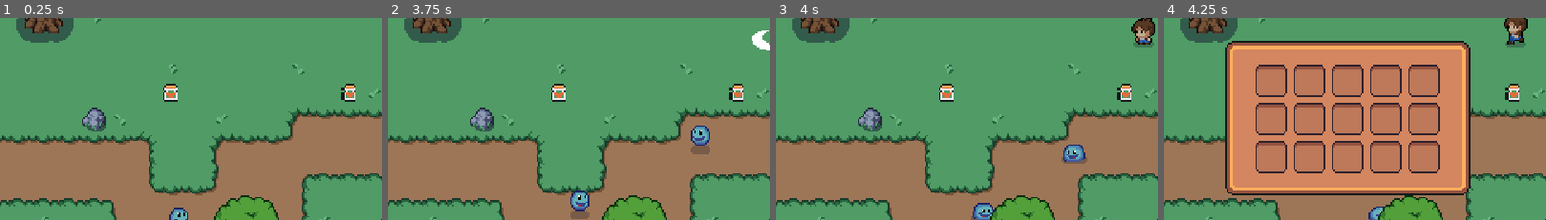
Above: before the commit, frames 1-4 (left to right).
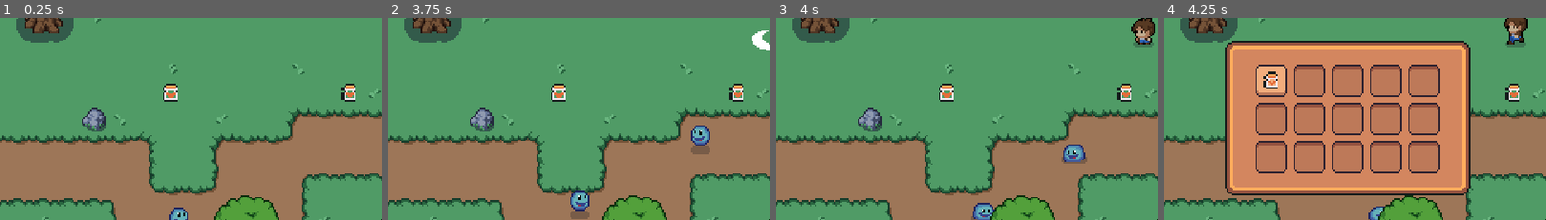
Above: after the commit, the same moments.

Repository: breadsk/curso
Game: Godot game, scene res://World/world.tscn
Two runs of this game, one before a commit and one after it. Both use one fixed random seed, a clock stepped at 60 frames per second and the inputs below.
Inputs (mouse positions are % of the whole screen's width and height, from its top left):
- Up to frame 1 (0.25 s): no input
- Up to frame 2 (3.75 s): move the mouse to (72, 47) at 0.52 s; hold D (right) 0.53-1.28 s; click (72, 47) at 0.6 s; move the mouse to (30, 58) at 1.27 s; hold S (down) 1.28-2.03 s; click (30, 58) at 1.35 s; move the mouse to (60, 29) at 2.02 s; hold D (right) 2.03-2.78 s; click (60, 29) at 2.1 s; move the mouse to (45, 73) at 2.77 s; hold W (up) 2.78-3.53 s; click (45, 73) at 2.85 s; move the mouse to (80, 68) at 3.52 s; hold A (left) from 3.53 s (still down); click (80, 68) at 3.6 s
- Up to frame 3 (4 s): keep holding A (left)
- Up to frame 4 (4.25 s): keep holding A (left); tap Tab (inventoryOpen) at 4.15 s
The pictures show only the part of the screen within x 26-76%, y 28-78%; the shares and areas given below are measured in that part.

Frames 1-3 are identical in both runs. In frame 4, 0.9% of the frame differs, in the area x 24-32%, y 24-37%.

Commit message:
Logica recoleccion ok

Diff:
--- a/GUI/inventory_gui.gd
+++ b/GUI/inventory_gui.gd
@@ -3,7 +3,18 @@
 signal opened
 signal closed
 
+@onready var inventory = preload("res://Inventory/PlayerInventory.tres")
+@onready var slots: Array = $NinePatchRect/GridContainer.get_children()
+
+
 var isOpen = false
+
+func _ready() -> void:
+	update()
+
+func update():
+	for i in range(min(inventory.items.size(),slots.size())):
+		slots[i].update(inventory.items[i])
 
 
 func open():
--- a/GUI/inventory_gui.tscn
+++ b/GUI/inventory_gui.tscn
@@ -1,7 +1,7 @@
 [gd_scene load_steps=4 format=3 uid="uid://bikifn11xtm0y"]
 
 [ext_resource type="Script" path="res://GUI/inventory_gui.gd" id="1_86mfb"]
-[ext_resource type="Texture2D" uid="uid://bgxdui4ck6b2q" path="res://Inventory/InventoryRect.png" id="1_212i3"]
+[ext_resource type="Texture2D" uid="uid://bgxdui4ck6b2q" path="res://GUI/InventoryRect.png" id="1_212i3"]
 [ext_resource type="PackedScene" uid="uid://cpbgdtyt6k6xc" path="res://GUI/slot.tscn" id="2_lsaf6"]
 
 [node name="InventoryGui" type="Control"]
--- /dev/null
+++ b/GUI/slot.gd
@@ -0,0 +1,22 @@
+extends Panel
+@onready var bg: Sprite2D = $BG
+@onready var itemSprite: Sprite2D = $CenterContainer/Panel/Item
+
+
+# Called when the node enters the scene tree for the first time.
+func _ready() -> void:
+	pass # Replace with function body.
+
+
+# Called every frame. 'delta' is the elapsed time since the previous frame.
+func _process(delta: float) -> void:
+	pass
+
+func update(item:InventoryItem):
+	if not item:
+		bg.frame = 0
+		itemSprite.visible = false
+	else:
+		bg.frame = 1
+		itemSprite.visible = true
+		itemSprite.texture = item.texture
--- a/GUI/slot.tscn
+++ b/GUI/slot.tscn
@@ -1,14 +1,27 @@
-[gd_scene load_steps=2 format=3 uid="uid://cpbgdtyt6k6xc"]
+[gd_scene load_steps=3 format=3 uid="uid://cpbgdtyt6k6xc"]
 
-[ext_resource type="Texture2D" uid="uid://dck8aihpup0jp" path="res://Inventory/inventorySlot.png" id="1_8xt0y"]
+[ext_resource type="Script" path="res://GUI/slot.gd" id="1_4cvrw"]
+[ext_resource type="Texture2D" uid="uid://dck8aihpup0jp" path="res://GUI/inventorySlot.png" id="1_8xt0y"]
 
 [node name="Slot" type="Panel"]
 self_modulate = Color(1, 1, 1, 0)
 custom_minimum_size = Vector2(20, 20)
 offset_right = 20.0
 offset_bottom = 20.0
+script = ExtResource("1_4cvrw")
 
-[node name="InventorySlot" type="Sprite2D" parent="."]
+[node name="BG" type="Sprite2D" parent="."]
 texture = ExtResource("1_8xt0y")
 centered = false
 vframes = 2
+
+[node name="CenterContainer" type="CenterContainer" parent="."]
+custom_minimum_size = Vector2(20, 20)
+layout_mode = 0
+offset_right = 20.0
+offset_bottom = 20.0
+
+[node name="Panel" type="Panel" parent="CenterContainer"]
+layout_mode = 2
+
+[node name="Item" type="Sprite2D" parent="CenterContainer/Panel"]
--- /dev/null
+++ b/Inventory/Inventory.gd
@@ -0,0 +1,4 @@
+class_name Inventory
+extends Resource
+
+@export var items:Array[InventoryItem]
--- /dev/null
+++ b/Inventory/InventoryItem.gd
@@ -0,0 +1,5 @@
+class_name InventoryItem
+extends Resource
+
+@export var name : String = ""
+@export var texture : Texture2D
--- /dev/null
+++ b/Inventory/Items/LifePot.tres
@@ -0,0 +1,9 @@
+[gd_resource type="Resource" script_class="InventoryItem" load_steps=3 format=3 uid="uid://dccmk2o4fcbpr"]
+
+[ext_resource type="Script" path="res://Inventory/InventoryItem.gd" id="1_4r8yy"]
+[ext_resource type="Texture2D" uid="uid://c2stdnbp7nt8e" path="res://Colectables/LifePot.png" id="2_tx7al"]
+
+[resource]
+script = ExtResource("1_4r8yy")
+name = "lifepot"
+texture = ExtResource("2_tx7al")
--- /dev/null
+++ b/Inventory/PlayerInventory.tres
@@ -0,0 +1,9 @@
+[gd_resource type="Resource" script_class="Inventory" load_steps=4 format=3 uid="uid://bycotbu6f6abr"]
+
+[ext_resource type="Script" path="res://Inventory/InventoryItem.gd" id="1_cd7mb"]
+[ext_resource type="Resource" uid="uid://dccmk2o4fcbpr" path="res://Inventory/Items/LifePot.tres" id="2_kqsfi"]
+[ext_resource type="Script" path="res://Inventory/Inventory.gd" id="3_t4w5x"]
+
+[resource]
+script = ExtResource("3_t4w5x")
+items = Array[ExtResource("1_cd7mb")]([ExtResource("2_kqsfi"), null, null, null, null, null, null, null, null])
Renamed: Inventory/InventoryRect.png -> GUI/InventoryRect.png
Not shown, changed: GUI/InventoryRect.png.import
Renamed: Inventory/inventorySlot.png -> GUI/inventorySlot.png
Not shown, changed: GUI/inventorySlot.png.import
